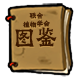
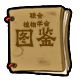
The second w=80, h=80 image is a revision of the first. Changes to its layers:
painted on "联合 植物学会｜双击编辑文字" over [22, 11, 51, 29]
painted on "图鉴｜双击编辑文字" over [14, 26, 58, 49]
hid "原稿底图｜图层 3" over [12, 12, 62, 53]
hid "原稿底图｜图层 2" over [5, 3, 74, 77]
added layer "底图｜维护者提供的 image_almanac.png（80×80，原像素）" over [4, 5, 73, 77]
